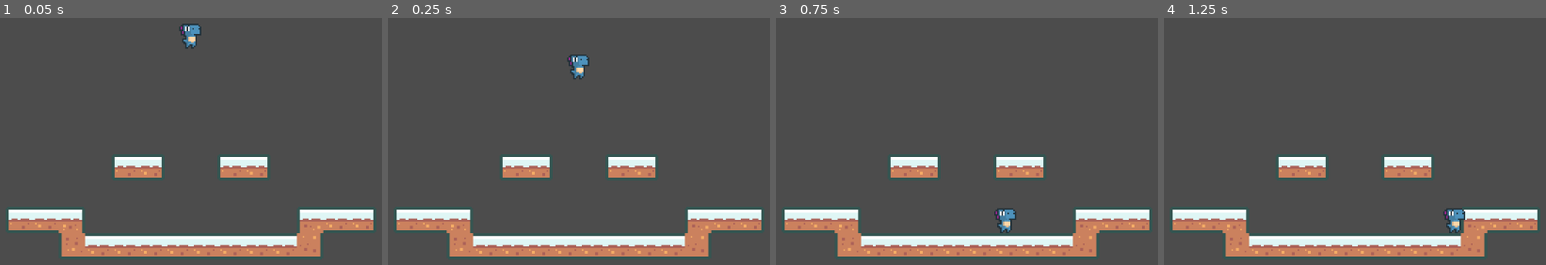
Above: before the commit, frames 1-4 (left to right).
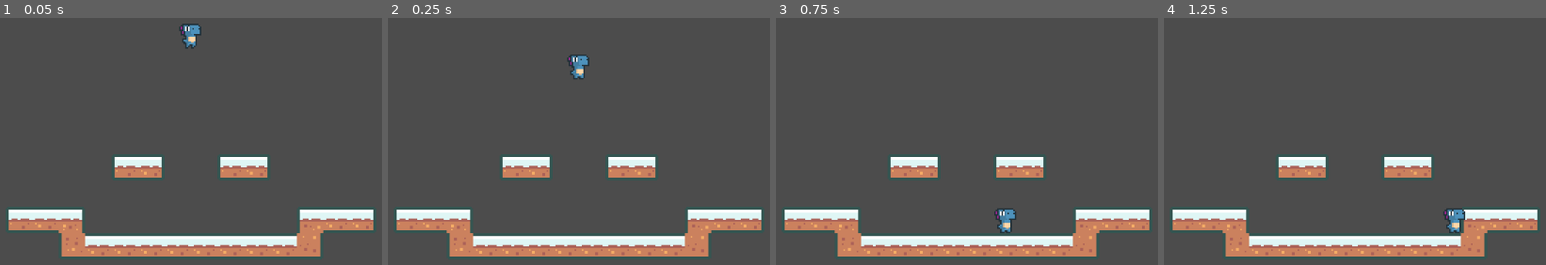
Above: after the commit, the same moments.

Repository: zlRivo/Godot-Local-PlatformShooter
Game: Godot game, scene res://Scenes/Main/SceneHandler/SceneHandler.tscn
The game is run twice, just before and just after one commit, with the same random seed, the same clock (stepped at 60 frames per second) and the same inputs.
Inputs:
- Up to frame 1 (0.05 s): no input
- Up to frame 2 (0.25 s): no input
- Up to frame 3 (0.75 s): hold D (right_0) from 0.53 s (still down)
- Up to frame 4 (1.25 s): keep holding D (right_0); tap W (jump_0) at 0.77 s

Frame 1 is identical in both runs. In frame 2, less than 0.1% of the frame differs, in the area x 47-52%, y 20-25%; in frame 3, less than 0.1%, in the area x 57-62%, y 82-88%; in frame 4, less than 0.1%.

Commit message:
Added AnimationTree to the player

Diff:
--- a/Scenes/Instances/Player/Player.gd
+++ b/Scenes/Instances/Player/Player.gd
@@ -9,7 +9,6 @@
 
 const MAXSPEED = 160
 const ACCEL = 6
-const DECEL = 6
 
 var motion = Vector2.ZERO
 
--- a/Scenes/Instances/Player/Player.tscn
+++ b/Scenes/Instances/Player/Player.tscn
@@ -8,12 +8,101 @@
 radius = 4.0
 height = 10.0
 
+[sub_resource type="AnimationNodeAnimation" id=2]
+animation = "jump"
+
+[sub_resource type="AnimationNodeAnimation" id=3]
+animation = "move"
+
+[sub_resource type="AnimationNodeAnimation" id=10]
+animation = "crouch"
+
+[sub_resource type="AnimationNodeAnimation" id=11]
+animation = "sneak"
+
+[sub_resource type="AnimationNodeAnimation" id=12]
+animation = "kick"
+
+[sub_resource type="AnimationNodeAnimation" id=14]
+animation = "hurt"
+
+[sub_resource type="AnimationNodeAnimation" id=4]
+animation = "idle"
+
+[sub_resource type="AnimationNodeTransition" id=6]
+input_count = 2
+input_0/name = "crouch"
+input_0/auto_advance = false
+input_1/name = "sneak"
+input_1/auto_advance = false
+
+[sub_resource type="AnimationNodeTransition" id=7]
+input_count = 2
+input_0/name = "crouch"
+input_0/auto_advance = false
+input_1/name = "stand"
+input_1/auto_advance = false
+
+[sub_resource type="AnimationNodeOneShot" id=15]
+fadein_time = 0.0
+fadeout_time = 0.0
+
+[sub_resource type="AnimationNodeTransition" id=8]
+input_count = 2
+input_0/name = "idle"
+input_0/auto_advance = false
+input_1/name = "move"
+input_1/auto_advance = false
+
+[sub_resource type="AnimationNodeOneShot" id=5]
+fadein_time = 0.0
+fadeout_time = 0.0
+
+[sub_resource type="AnimationNodeTransition" id=16]
+input_count = 2
+input_0/name = "stand"
+input_0/auto_advance = false
+input_1/name = "jump"
+input_1/auto_advance = false
+
+[sub_resource type="AnimationNodeBlendTree" id=9]
+graph_offset = Vector2( -622, -68 )
+nodes/Animation/node = SubResource( 4 )
+nodes/Animation/position = Vector2( -740, 100 )
+"nodes/Animation 2/node" = SubResource( 2 )
+"nodes/Animation 2/position" = Vector2( 80, 300 )
+"nodes/Animation 3/node" = SubResource( 3 )
+"nodes/Animation 3/position" = Vector2( -740, 260 )
+"nodes/Animation 4/node" = SubResource( 10 )
+"nodes/Animation 4/position" = Vector2( -720, -175 )
+"nodes/Animation 5/node" = SubResource( 11 )
+"nodes/Animation 5/position" = Vector2( -740, -40 )
+"nodes/Animation 6/node" = SubResource( 12 )
+"nodes/Animation 6/position" = Vector2( -180, 220 )
+"nodes/Animation 7/node" = SubResource( 14 )
+"nodes/Animation 7/position" = Vector2( 360, 380 )
+nodes/crouch_sneak_transition/node = SubResource( 6 )
+nodes/crouch_sneak_transition/position = Vector2( -520, -60 )
+nodes/crouch_stand_transition/node = SubResource( 7 )
+nodes/crouch_stand_transition/position = Vector2( -260, 40 )
+nodes/hurt_oneshot/node = SubResource( 15 )
+nodes/hurt_oneshot/position = Vector2( 560, 260 )
+nodes/idle_move_transition/node = SubResource( 8 )
+nodes/idle_move_transition/position = Vector2( -520, 100 )
+nodes/kick_oneshot/node = SubResource( 5 )
+nodes/kick_oneshot/position = Vector2( 40, 100 )
+nodes/output/position = Vector2( 820, 240 )
+nodes/stand_jump_transition/node = SubResource( 16 )
+nodes/stand_jump_transition/position = Vector2( 300, 160 )
+node_connections = [ "output", 0, "hurt_oneshot", "crouch_stand_transition", 0, "crouch_sneak_transition", "crouch_stand_transition", 1, "idle_move_transition", "crouch_sneak_transition", 0, "Animation 4", "crouch_sneak_transition", 1, "Animation 5", "idle_move_transition", 0, "Animation", "idle_move_transition", 1, "Animation 3", "hurt_oneshot", 0, "stand_jump_transition", "hurt_oneshot", 1, "Animation 7", "stand_jump_transition", 0, "kick_oneshot", "stand_jump_transition", 1, "Animation 2", "kick_oneshot", 0, "crouch_stand_transition", "kick_oneshot", 1, "Animation 6" ]
+
 [node name="Player" type="KinematicBody2D"]
 script = ExtResource( 3 )
 
 [node name="Sprite" type="Sprite" parent="."]
 texture = ExtResource( 1 )
 hframes = 24
+frame = 3
 
 [node name="CollisionShape2D" type="CollisionShape2D" parent="."]
 shape = SubResource( 1 )
@@ -21,3 +110,12 @@
 [node name="AnimationPlayer" parent="." instance=ExtResource( 2 )]
 
 [node name="AnimationTree" type="AnimationTree" parent="."]
+tree_root = SubResource( 9 )
+anim_player = NodePath("../AnimationPlayer")
+active = true
+parameters/crouch_sneak_transition/current = 0
+parameters/crouch_stand_transition/current = 1
+parameters/hurt_oneshot/active = false
+parameters/idle_move_transition/current = 0
+parameters/kick_oneshot/active = false
+parameters/stand_jump_transition/current = 0
--- a/Scenes/Main/PlainGroundMap/TileSet/PlainGroundMapTileSet.tres
+++ b/Scenes/Main/PlainGroundMap/TileSet/PlainGroundMapTileSet.tres
@@ -2,6 +2,54 @@
 
 [ext_resource path="res://Assets/Sprites/Tilemap/Spritesheet/tiles_packed.png" type="Texture" id=1]
 
+[sub_resource type="ConvexPolygonShape2D" id=1]
+points = PoolVector2Array( 18, 18, 0, 18, 0, 0, 18, 0 )
+
+[sub_resource type="ConvexPolygonShape2D" id=2]
+points = PoolVector2Array( 18, 18, 0, 18, 0, 0, 18, 0 )
+
+[sub_resource type="ConvexPolygonShape2D" id=3]
+points = PoolVector2Array( 18, 18, 0, 18, 0, 0, 18, 0 )
+
+[sub_resource type="ConvexPolygonShape2D" id=4]
+points = PoolVector2Array( 18, 18, 0, 18, 0, 0, 18, 0 )
+
+[sub_resource type="ConvexPolygonShape2D" id=5]
+points = PoolVector2Array( 18, 18, 0, 18, 0, 0, 18, 0 )
+
+[sub_resource type="ConvexPolygonShape2D" id=6]
+points = PoolVector2Array( 18, 18, 0, 18, 0, 0, 18, 0 )
+
+[sub_resource type="ConvexPolygonShape2D" id=7]
+points = PoolVector2Array( 18, 18, 0, 18, 0, 0, 18, 0 )
+
+[sub_resource type="ConvexPolygonShape2D" id=8]
+points = PoolVector2Array( 18, 18, 0, 18, 0, 0, 18, 0 )
+
+[sub_resource type="ConvexPolygonShape2D" id=9]
+points = PoolVector2Array( 18, 18, 0, 18, 0, 0, 18, 0 )
+
+[sub_resource type="ConvexPolygonShape2D" id=10]
+points = PoolVector2Array( 18, 18, 0, 18, 0, 0, 18, 0 )
+
+[sub_resource type="ConvexPolygonShape2D" id=11]
+points = PoolVector2Array( 18, 18, 0, 18, 0, 0, 18, 0 )
+
+[sub_resource type="ConvexPolygonShape2D" id=12]
+points = PoolVector2Array( 18, 18, 0, 18, 0, 0, 18, 0 )
+
+[sub_resource type="ConvexPolygonShape2D" id=13]
+points = PoolVector2Array( 18, 18, 0, 18, 0, 0, 18, 0 )
+
+[sub_resource type="ConvexPolygonShape2D" id=14]
+points = PoolVector2Array( 18, 18, 0, 18, 0, 0, 18, 0 )
+
+[sub_resource type="ConvexPolygonShape2D" id=15]
+points = PoolVector2Array( 18, 18, 0, 18, 0, 0, 18, 0 )
+
+[sub_resource type="ConvexPolygonShape2D" id=16]
+points = PoolVector2Array( 18, 18, 0, 18, 0, 0, 18, 0 )
+
 [sub_resource type="ConvexPolygonShape2D" id=17]
 points = PoolVector2Array( 18, 18, 0, 18, 0, 0, 18, 0 )
 
@@ -48,54 +96,6 @@
 points = PoolVector2Array( 18, 18, 0, 18, 0, 0, 18, 0 )
 
 [sub_resource type="ConvexPolygonShape2D" id=32]
-points = PoolVector2Array( 18, 18, 0, 18, 0, 0, 18, 0 )
-
-[sub_resource type="ConvexPolygonShape2D" id=1]
-points = PoolVector2Array( 18, 18, 0, 18, 0, 0, 18, 0 )
-
-[sub_resource type="ConvexPolygonShape2D" id=2]
-points = PoolVector2Array( 18, 18, 0, 18, 0, 0, 18, 0 )
-
-[sub_resource type="ConvexPolygonShape2D" id=3]
-points = PoolVector2Array( 18, 18, 0, 18, 0, 0, 18, 0 )
-
-[sub_resource type="ConvexPolygonShape2D" id=4]
-points = PoolVector2Array( 18, 18, 0, 18, 0, 0, 18, 0 )
-
-[sub_resource type="ConvexPolygonShape2D" id=5]
-points = PoolVector2Array( 18, 18, 0, 18, 0, 0, 18, 0 )
-
-[sub_resource type="ConvexPolygonShape2D" id=6]
-points = PoolVector2Array( 18, 18, 0, 18, 0, 0, 18, 0 )
-
-[sub_resource type="ConvexPolygonShape2D" id=7]
-points = PoolVector2Array( 18, 18, 0, 18, 0, 0, 18, 0 )
-
-[sub_resource type="ConvexPolygonShape2D" id=8]
-points = PoolVector2Array( 18, 18, 0, 18, 0, 0, 18, 0 )
-
-[sub_resource type="ConvexPolygonShape2D" id=9]
-points = PoolVector2Array( 18, 18, 0, 18, 0, 0, 18, 0 )
-
-[sub_resource type="ConvexPolygonShape2D" id=10]
-points = PoolVector2Array( 18, 18, 0, 18, 0, 0, 18, 0 )
-
-[sub_resource type="ConvexPolygonShape2D" id=11]
-points = PoolVector2Array( 18, 18, 0, 18, 0, 0, 18, 0 )
-
-[sub_resource type="ConvexPolygonShape2D" id=12]
-points = PoolVector2Array( 18, 18, 0, 18, 0, 0, 18, 0 )
-
-[sub_resource type="ConvexPolygonShape2D" id=13]
-points = PoolVector2Array( 18, 18, 0, 18, 0, 0, 18, 0 )
-
-[sub_resource type="ConvexPolygonShape2D" id=14]
-points = PoolVector2Array( 18, 18, 0, 18, 0, 0, 18, 0 )
-
-[sub_resource type="ConvexPolygonShape2D" id=15]
-points = PoolVector2Array( 18, 18, 0, 18, 0, 0, 18, 0 )
-
-[sub_resource type="ConvexPolygonShape2D" id=16]
 points = PoolVector2Array( 18, 18, 0, 18, 0, 0, 18, 0 )
 
 [resource]
--- a/project.godot
+++ b/project.godot
@@ -10,6 +10,7 @@
 
 _global_script_classes=[  ]
 _global_script_class_icons={
+
 }
 
 [application]
Not shown: 1 places in Scenes/Instances/Player/Player.tscn that only renumber resources
Not shown: 2 places in Scenes/Main/PlainGroundMap/TileSet/PlainGroundMapTileSet.tres that only renumber resources
